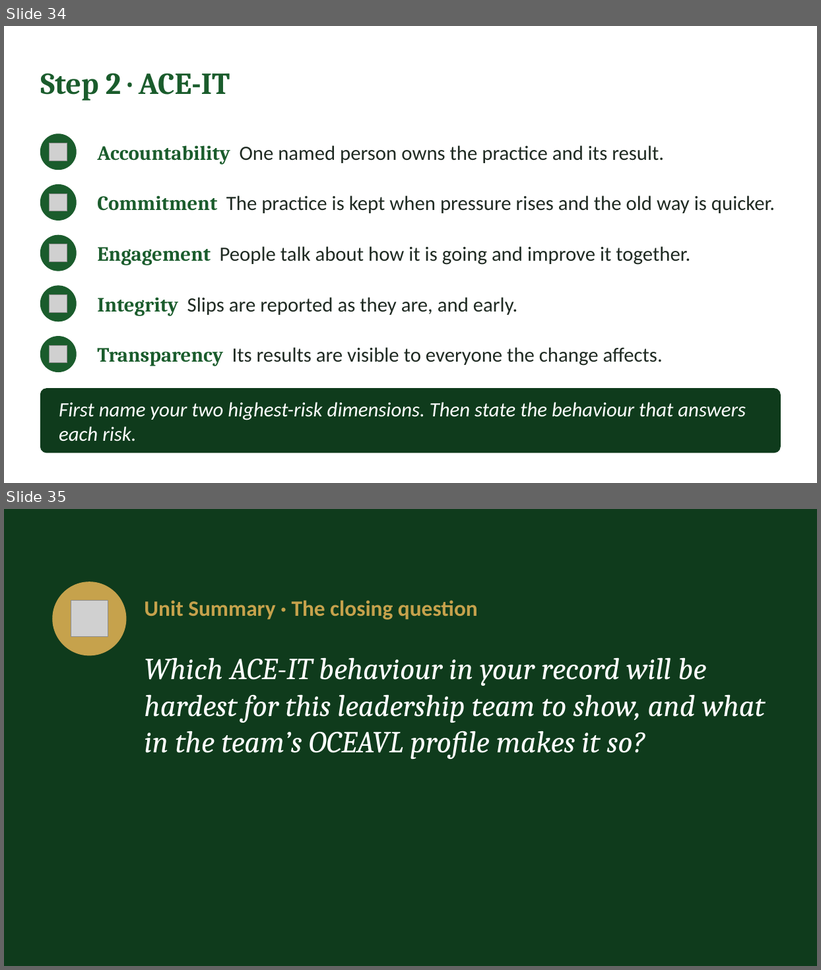
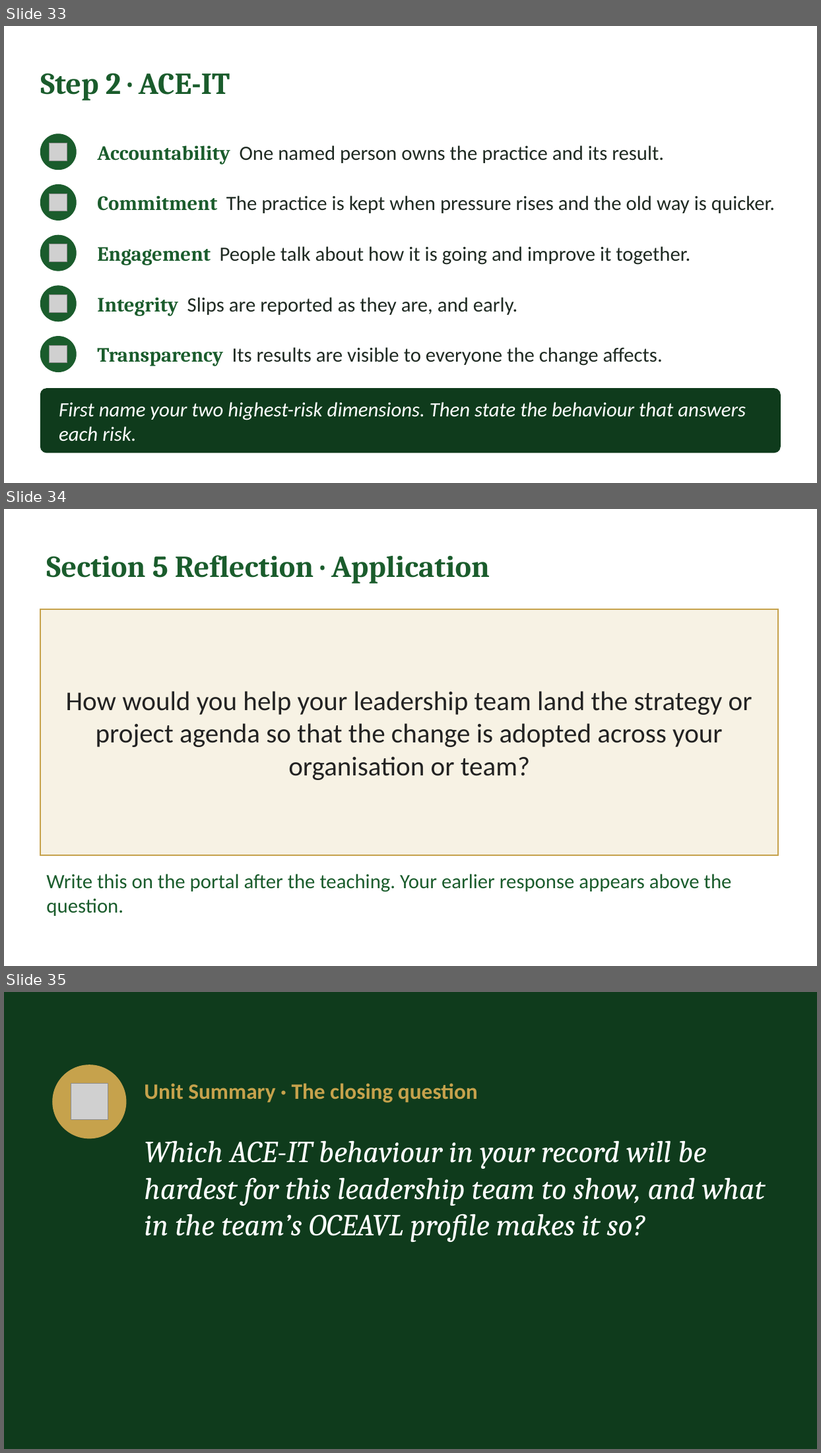
Before and after one commit to IBSL26/ibsl-platform, a slide deck: Unit decks/Unit 05 - Aligning Heart & Mind.pptx. Shown one above the other, each under a label of ours: slides 34 and 35 before the commit, slides 33, 34 and 35 after it. The pictures are 821x970 and 821x1453 pixels, drawn with LibreOffice and Linux fonts; fonts in the diff are those of the drawing; grey boxes stand for pictures. Boxes give left, top, right and bottom in pixels: in the first picture for what was removed or moved away, otherwise in the second. Text is boxed around its words. In the diff, an @@ line names an element or a change of style, - is before the commit and + after.

```diff
--- a/Unit decks/Unit 05 - Aligning Heart & Mind.pptx
+++ b/Unit decks/Unit 05 - Aligning Heart & Mind.pptx
@@ slide 34 added at [4, 509, 817, 966], background #FFFFFF @@
@@ text added at [46, 555, 490, 584], 36 pt, text #1A5C2C, bold @@
+Section 5 Reflection · Application
@@ rectangle added at [40, 609, 779, 856], fill #F7F2E4, outline #C6A24C 1.5 pt, 32 pt, text #222222 @@
+How would you help your leadership team land the strategy or project agenda so that the change is adopted across your organisation or team?
@@ text added at [46, 874, 732, 916], 24 pt, text #1A5C2C @@
+Write this on the portal after the teaching. Your earlier response appears above the question.
@@ what was slide 34 is now slide 33 @@
```
Also in this commit, not shown: 4 other slides added, 5 slides removed, 10 other files.
